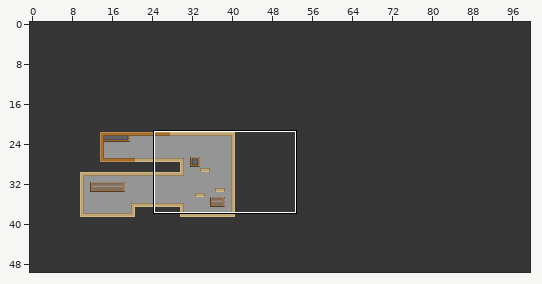
Tiled map -- core/assets/level2.tmx. The picture above shows the old version from afar; the outline marks the close-up.
Close-up. Before the commit:
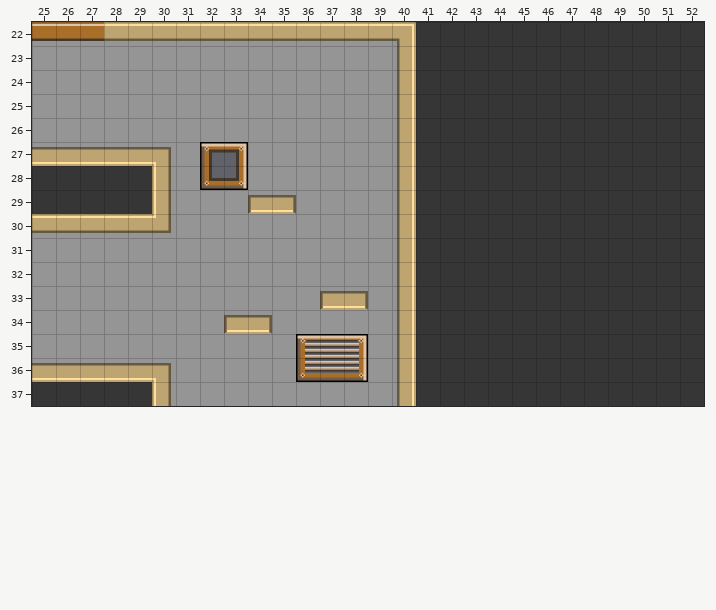
Cells are 32x32 px. Shown: x 25..52, y 22..37. The commit also changed other parts of the map, which this record leaves out.
After:
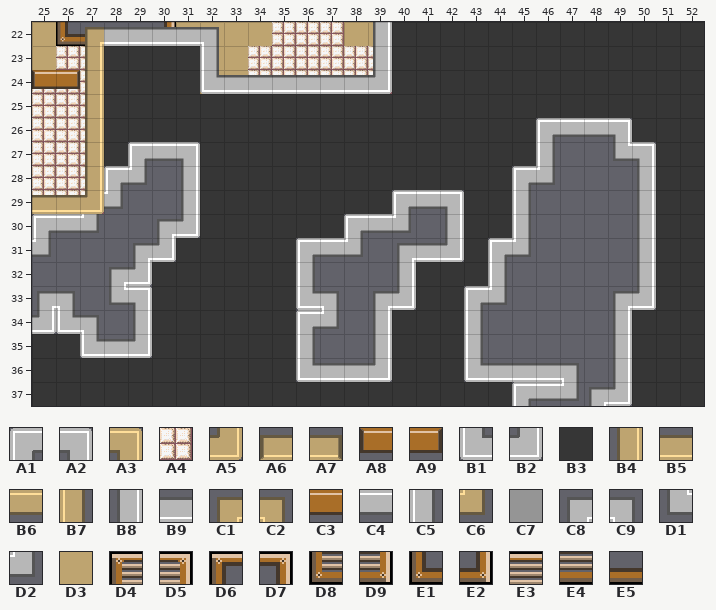
Key: from "test": A1 0, A2 11, A3 26, A4 34, A5 46, A6 101, A7 102, A8 123, A9 124, B1 140, B2 151, B3 160, B4 176, B5 177, B6 196, B7 197, B8 206, B9 207, C1 216, C2 217, C3 224, C4 226, C5 227, C6 237, C7 240, C8 246, C9 247, D1 266, D2 267, D3 306, D4 410, D5 411, D6 414, D7 415, D8 430, D9 431, E1 434, E2 435, E3 446, E4 467, E5 513.
__ is an empty cell, .. an unchanged one.
The exact change:
--- layer "BGTiles"
@@ x 25..50 @@
-22 C7 C7 C7 C7 C7 C7 C7 C7 C7 C7 C7 C7 C7 C7 C7 C7 .. .. .. .. .. .. .. .. .. ..
-23 C7 C7 C7 C7 C7 C7 C7 C7 C7 C7 C7 C7 C7 C7 C7 C7 .. .. .. .. .. .. .. .. .. ..
-24 C7 C7 C7 C7 C7 C7 C7 C7 C7 C7 C7 C7 C7 C7 C7 C7 .. .. .. .. .. .. .. .. .. ..
-25 C7 C7 C7 C7 C7 C7 C7 C7 C7 C7 C7 C7 C7 C7 C7 C7 .. .. .. .. .. .. .. .. .. ..
-26 C7 C7 C7 C7 C7 C7 C7 C7 C7 C7 C7 C7 C7 C7 C7 C7 .. .. .. .. .. B3 B3 B3 B3 ..
-27 C7 C7 C7 C7 C7 C7 C7 D6 D7 C7 C7 C7 C7 C7 C7 C7 .. .. .. .. .. B3 B3 B3 B3 B3
-28 B3 B3 B3 B3 B3 C7 C7 E1 E2 C7 C7 C7 C7 C7 C7 C7 .. .. .. .. B3 B3 B3 B3 B3 B3
-29 B3 B3 B3 B3 B3 C7 C7 C7 C7 C7 C7 C7 C7 C7 C7 C7 B3 B3 .. .. B3 B3 B3 B3 B3 B3
-30 C7 C7 C7 C7 C7 C7 C7 C7 C7 C7 C7 C7 C7 C7 C7 C7 B3 B3 .. .. B3 B3 B3 B3 B3 B3
-31 C7 C7 C7 C7 C7 C7 C7 C7 C7 C7 C7 C7 C7 C7 C7 C7 B3 B3 .. B3 B3 B3 B3 B3 B3 B3
-32 C7 C7 C7 C7 C7 C7 C7 C7 C7 C7 C7 C7 C7 C7 C7 C7 .. .. .. B3 B3 B3 B3 B3 B3 B3
-33 C7 C7 C7 C7 C7 C7 C7 C7 C7 C7 C7 C7 C7 C7 C7 C7 .. .. B3 B3 B3 B3 B3 B3 B3 B3
-34 C7 C7 C7 C7 C7 C7 C7 C7 C7 C7 C7 C7 C7 C7 C7 C7 .. .. B3 B3 B3 B3 B3 B3 B3 ..
-35 C7 C7 C7 C7 C7 C7 C7 C7 C7 C7 C7 D4 E3 D5 C7 C7 .. .. B3 B3 B3 B3 B3 B3 B3 ..
-36 C7 C7 C7 C7 C7 C7 C7 C7 C7 C7 C7 D8 E4 D9 C7 C7 .. .. B3 B3 B3 B3 B3 B3 B3 ..
-37 .. .. .. .. .. C7 C7 C7 C7 C7 C7 C7 C7 C7 C7 C7 .. .. .. .. B3 B3 B3 B3 B3 ..
+22 D3 E1 E5 E5 E5 E2 D3 D3 D3 D3 A4 A4 A4 D3 D3 B3 .. .. .. .. .. .. .. .. .. ..
+23 D3 A4 A4 B3 B3 B3 B3 D3 D3 A4 A4 A4 A4 A4 A4 B3 .. .. .. .. .. .. .. .. .. ..
+24 A4 A4 A4 B3 B3 B3 B3 D3 D3 A4 A4 A4 A4 A4 A4 B3 .. .. .. .. .. .. .. .. .. ..
+25 A4 A4 A4 B3 B3 B3 B3 B3 B3 B3 B3 B3 B3 B3 B3 B3 .. .. .. .. .. .. .. .. .. ..
+26 A4 A4 A4 B3 B3 B3 B3 B3 B3 B3 B3 B3 B3 B3 B3 B3 .. .. .. .. .. A1 C4 C4 A2 ..
+27 A4 A4 A4 B3 A1 C4 A2 B3 B3 B3 B3 B3 B3 B3 B3 B3 .. .. .. .. .. C5 __ __ D1 A2
+28 A4 A4 A4 A1 D2 __ B8 B3 B3 B3 B3 B3 B3 B3 B3 B3 .. .. .. .. A1 D2 __ __ __ B8
+29 A4 A4 A4 D2 __ __ B8 B3 B3 B3 B3 B3 B3 B3 B3 A1 C4 A2 .. .. C5 __ __ __ __ B8
+30 A1 C4 D2 __ __ C8 B2 B3 B3 B3 B3 B3 B3 A1 C4 D2 __ B8 .. .. C5 __ __ __ __ B8
+31 D2 __ __ __ C8 B2 B3 B3 B3 B3 B3 A1 C4 D2 __ C8 B9 B2 .. A1 D2 __ __ __ __ B8
+32 __ __ __ C8 B2 B3 B3 B3 B3 B3 B3 C5 __ __ __ B8 .. .. .. C5 __ __ __ __ __ B8
+33 C8 C9 __ D1 A2 B3 B3 B3 B3 B3 B3 B1 C9 __ C8 B2 .. .. A1 D2 __ __ __ __ C8 B2
+34 B2 B1 C9 __ B8 B3 B3 B3 B3 B3 B3 A1 D2 __ B8 B3 .. .. C5 __ __ __ __ __ B8 ..
+35 B3 B3 B1 B9 B2 B3 B3 B3 B3 B3 B3 C5 __ __ B8 B3 .. .. C5 __ __ __ __ __ B8 ..
+36 B3 B3 B3 B3 B3 B3 B3 B3 B3 B3 B3 B1 B9 B9 B2 B3 .. .. B1 B9 B9 B9 C9 __ B8 ..
+37 .. .. .. .. .. B3 B3 B3 B3 B3 B3 B3 B3 B3 B3 B3 .. .. .. .. A1 C4 D2 C8 B2 ..
--- layer "MapTiles"
@@ x 25..40 @@
-22 C3 C3 C3 B6 B6 B6 B6 B6 B6 B6 B6 B6 B6 B6 B6 A3
-23 .. .. __ .. .. .. .. __ .. .. .. .. .. .. __ B4
-24 __ __ __ .. .. .. .. __ __ __ __ __ __ __ __ B4
-25 .. .. __ .. .. .. .. .. .. .. .. .. .. .. .. B4
-26 .. .. __ .. .. .. .. .. .. .. .. .. .. .. .. B4
-27 B5 B5 B5 B5 B5 C2 .. .. .. .. .. .. .. .. .. B4
-28 .. .. __ .. .. B7 .. .. .. .. .. .. .. .. .. B4
-29 __ __ __ .. .. B7 .. .. .. A6 A7 .. .. .. .. B4
-30 B6 B6 B6 B6 B6 C6 .. .. .. .. .. .. .. .. .. B4
-31 .. .. .. .. .. .. .. .. .. .. .. .. .. .. .. B4
-32 .. .. .. .. .. .. .. .. .. .. .. .. .. .. .. B4
-33 .. .. .. .. .. .. .. .. .. .. .. .. A6 A7 .. B4
-34 .. .. .. .. .. .. .. .. A6 A7 .. .. .. .. .. B4
-35 .. .. .. .. .. .. .. .. .. .. .. .. .. .. .. B4
-36 B5 B5 B5 B5 B5 C2 .. .. .. .. .. .. .. .. .. B4
-37 .. .. .. .. .. B7 .. .. .. .. .. .. .. .. .. B4
+22 __ __ C1 B9 B9 B9 B9 C9 __ __ __ __ __ __ B8 __
+23 .. .. B4 .. .. .. .. C5 .. .. .. .. .. .. B8 __
+24 A8 A9 B4 .. .. .. .. B1 B9 B9 B9 B9 B9 B9 B2 __
+25 .. .. B4 .. .. .. .. .. .. .. .. .. .. .. .. __
+26 .. .. B4 .. .. .. .. .. .. .. .. .. .. .. .. __
+27 __ __ B4 __ __ __ .. .. .. .. .. .. .. .. .. __
+28 .. .. B4 .. .. __ .. .. .. .. .. .. .. .. .. __
+29 B5 B5 A5 .. .. __ .. .. .. __ __ .. .. .. .. __
+30 __ __ __ __ __ __ .. .. .. .. .. .. .. .. .. __
+31 .. .. .. .. .. .. .. .. .. .. .. .. .. .. .. __
+32 .. .. .. .. .. .. .. .. .. .. .. .. .. .. .. __
+33 .. .. .. .. .. .. .. .. .. .. .. .. __ __ .. __
+34 .. .. .. .. .. .. .. .. __ __ .. .. .. .. .. __
+35 .. .. .. .. .. .. .. .. .. .. .. .. .. .. .. __
+36 __ __ __ __ __ __ .. .. .. .. .. .. .. .. .. __
+37 .. .. .. .. .. __ .. .. .. .. .. .. .. .. .. __
Changed places in both close-ups, as pixel boxes (x1, y1, x2, y2):
changed: (32, 22, 464, 406)
changed: (464, 118, 656, 406)
